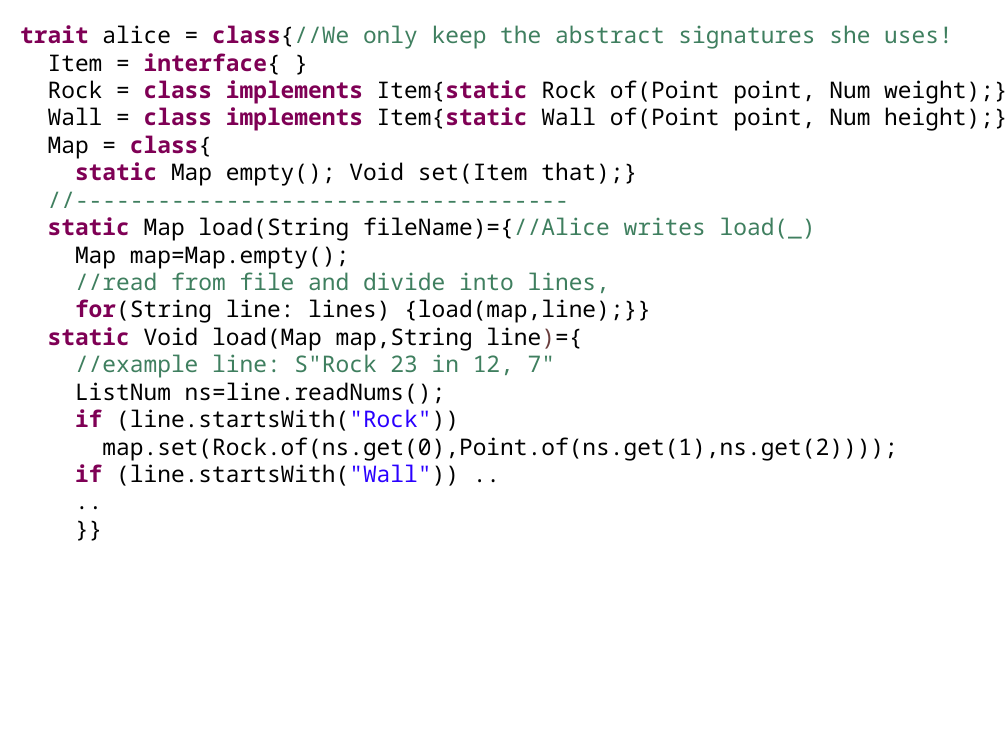
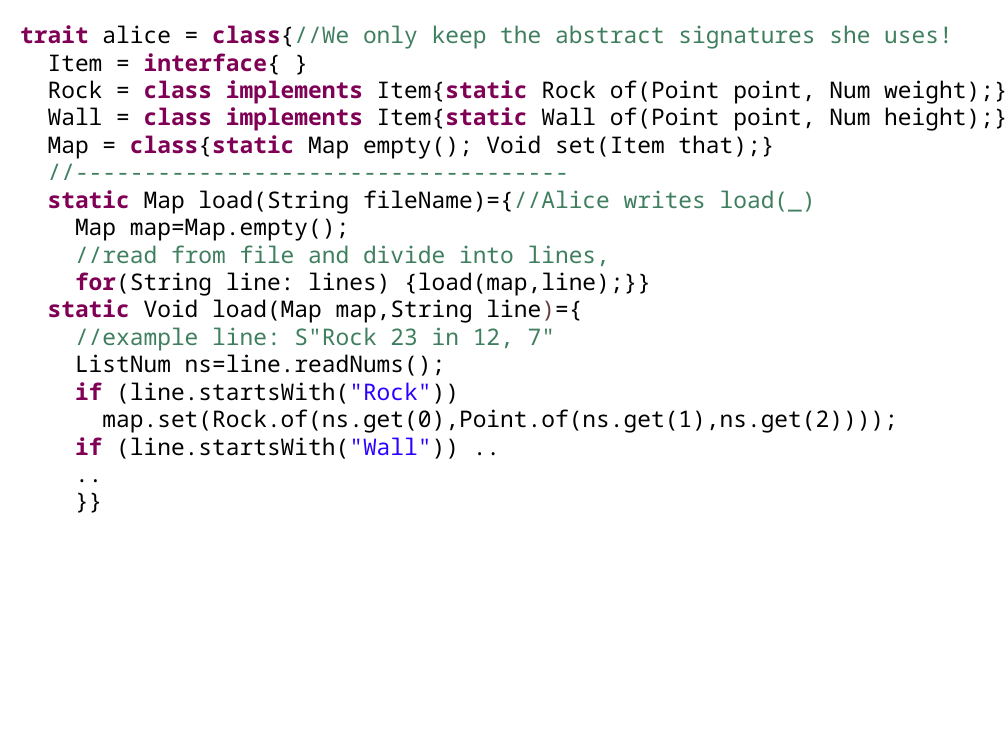
Before and after one commit to ElvisResearchGroup/L42, a slide deck: slide 16 of Main/papers/Sapling1/SaplingTalk.odp. Drawn at 1008x756 pixels with LibreOffice and Linux fonts; fonts in the diff are those of the drawing. Boxes give left, top, right and bottom in pixels: in the first picture for what was removed or moved away, otherwise in the second. Text is boxed around its words. In the diff, an @@ line names an element or a change of style, - is before the commit and + after.

```diff
--- a/Main/papers/Sapling1/SaplingTalk.odp
+++ b/Main/papers/Sapling1/SaplingTalk.odp
@@ text at [48, 135, 774, 159]: text changed @@
-Map = class{
-static Map empty(); Void set(Item that);}
+Map = class{static Map empty(); Void set(Item that);}
```
Also in this commit, not shown: 8 other slides changed, 1 slide added, 3 other files.
